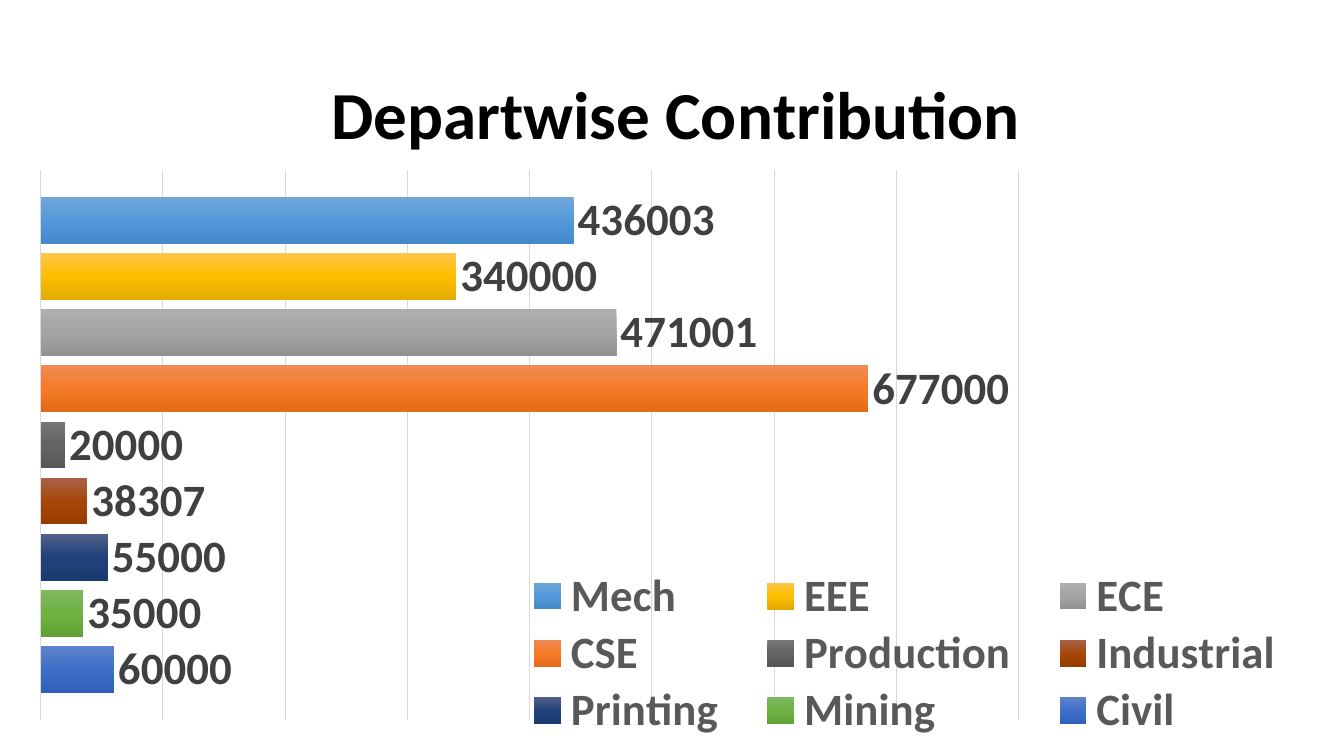
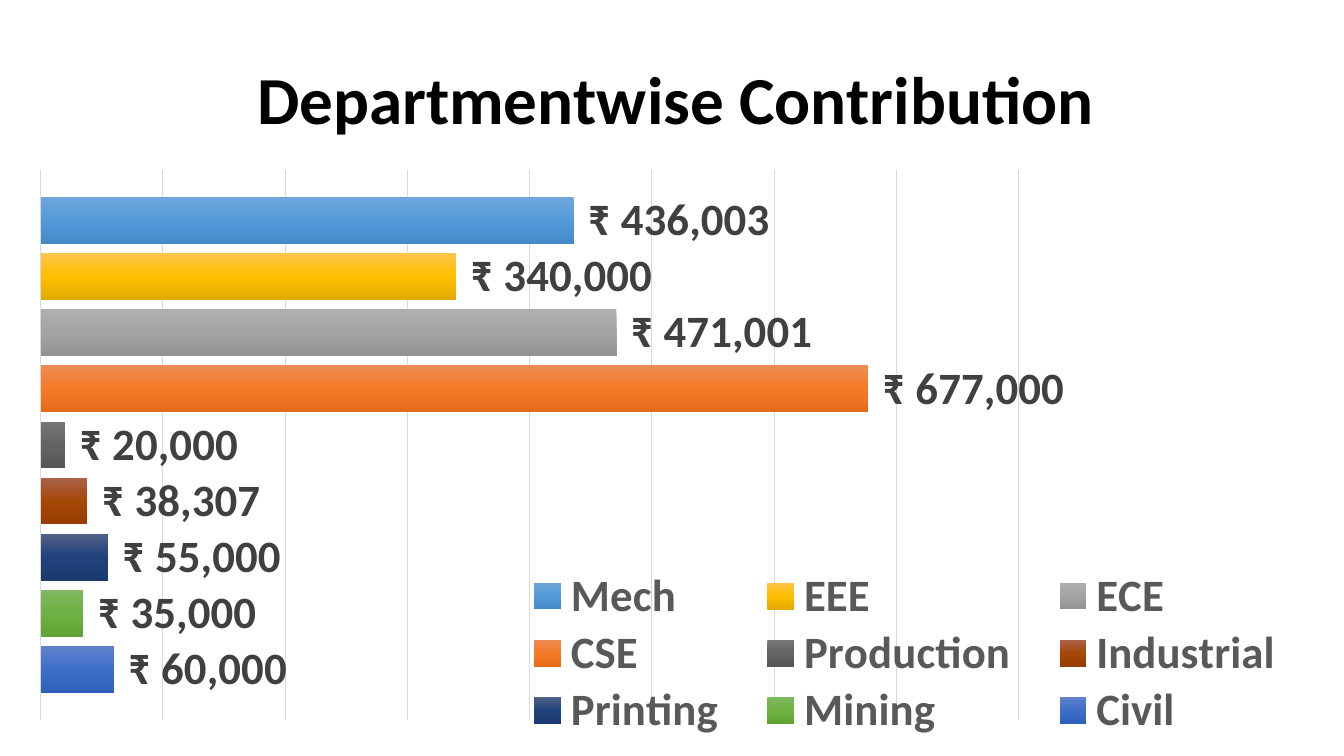
Before and after one commit to SSKarthic/ceg94trust, a slide deck: slide 9 of docs/ContributionGraphs.pptx. Drawn at 1344x756 pixels with LibreOffice and Linux fonts; fonts in the diff are those of the drawing. Boxes give left, top, right and bottom in pixels: in the first picture for what was removed or moved away, otherwise in the second. Text is boxed around its words. In the diff, an @@ line names an element or a change of style, - is before the commit and + after.

```diff
--- a/docs/ContributionGraphs.pptx
+++ b/docs/ContributionGraphs.pptx
@@ bar chart at [40,36,1312,742] @@
@@ title "Departwise Contribution " to "Departmentwise Contribution " @@
@@ data labels of Civil changed @@
@@ data labels of CSE changed @@
@@ data labels of ECE changed @@
@@ data labels of EEE changed @@
@@ data labels of Mech changed @@
@@ data labels of Mining changed @@
@@ data labels of Printing changed @@
@@ data labels of Industrial changed @@
@@ data labels of Production changed @@
@@ value axis changed @@
```
Also in this commit, not shown: 3 slides added, 3 other files.
